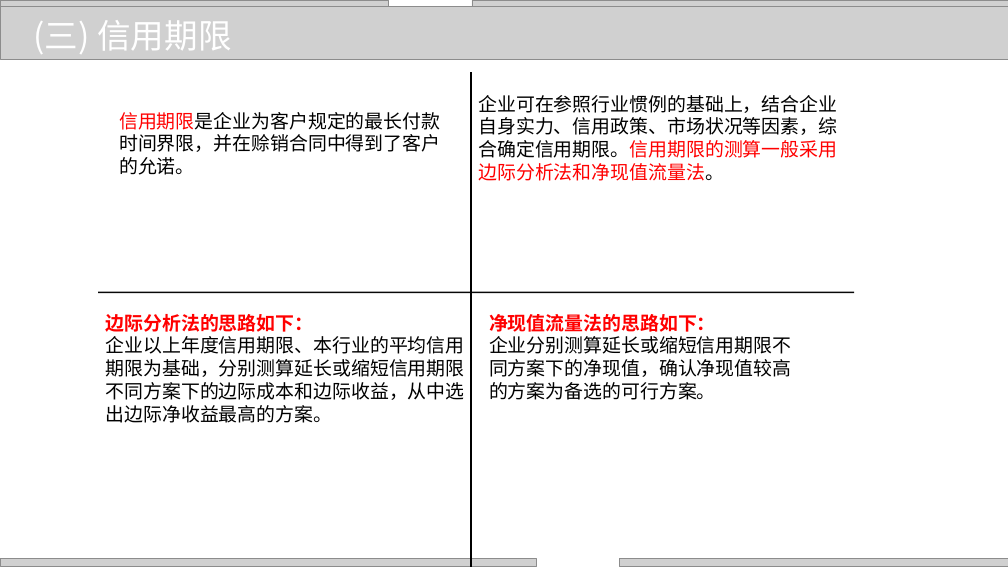
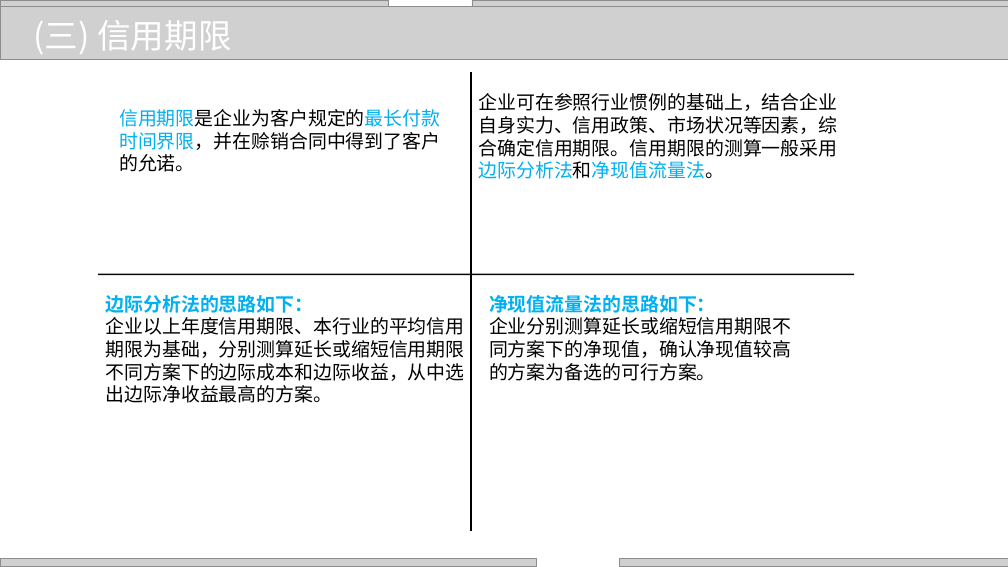
Before and after one commit to zhangjianzhang/internet_credit, a slide deck: slide 40 of files/slides/lecture_10.pptx (slide 41 before the commit). Drawn at 1008x567 pixels with LibreOffice and Linux fonts; fonts in the diff are those of the drawing; grey boxes stand for pictures; background and template pictures are left out. Boxes give left, top, right and bottom in pixels: in the first picture for what was removed or moved away, otherwise in the second. Text is boxed around its words. In the diff, an @@ line names an element or a change of style, - is before the commit and + after.

```diff
--- a/files/slides/lecture_10.pptx
+++ b/files/slides/lecture_10.pptx
@@ text "企业可在参照行业惯例的基础上，结合企业自身实力、信用政策、市场状况等因素，综合确定信用期限。信用期限的测算一般采用边际分 ..." at [478, 93, 837, 179]: text colour #FF0000 to #000000, text colour #FF0000 to #00B0F0 in "企业可在参照行业惯例的基础上，结合企业自身实力、信用政策、市场状况等因素，综合确定信用期限。信用期限的测算一般采用边际分 ..." @@
@@ line moved from (471, 73) - (471, 567) to (471, 73) - (471, 532) @@
@@ text "信用期限是企业为客户规定的最长付款时间界限，并在赊销合同中得到了客户的允诺。" at [119, 109, 440, 172]: text colour #FF0000 to #00B0F0, text colour #000000 to #00B0F0 in "信用期限是企业为客户规定的最长付款时间界限，并在赊销合同中得到了客户的允诺。" @@
@@ text "边际分析法的思路如下：": place and size @@
-text "边际分析法的思路如下：" at [106, 314, 465, 423]
+text "边际分析法的思路如下：" at [106, 295, 465, 403]
@@ line moved from (98, 293) - (854, 293) to (98, 274) - (854, 274) @@
@@ text at [106, 295, 314, 313]: text colour #FF0000 to #00B0F0 in "边际分析法的思路如下：" @@
@@ text "净现值流量法的思路如下：": place and size @@
-text "净现值流量法的思路如下：" at [489, 314, 791, 400]
+text "净现值流量法的思路如下：" at [489, 295, 791, 381]
@@ text at [489, 295, 716, 313]: text colour #FF0000 to #00B0F0 in "净现值流量法的思路如下：" @@
```
Also in this commit, not shown: 48 other slides changed, 1 slide removed, 4 other files.
